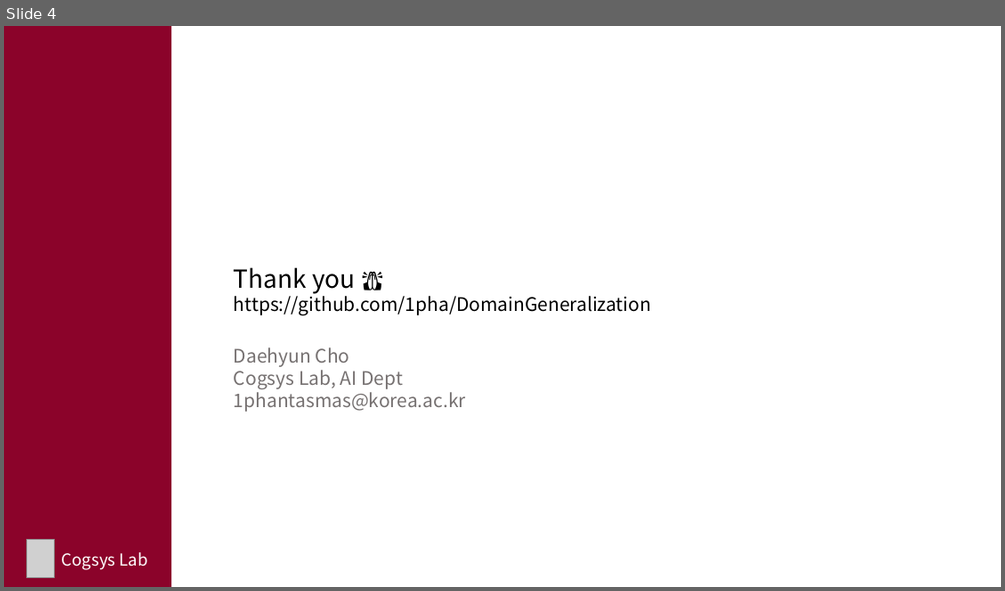
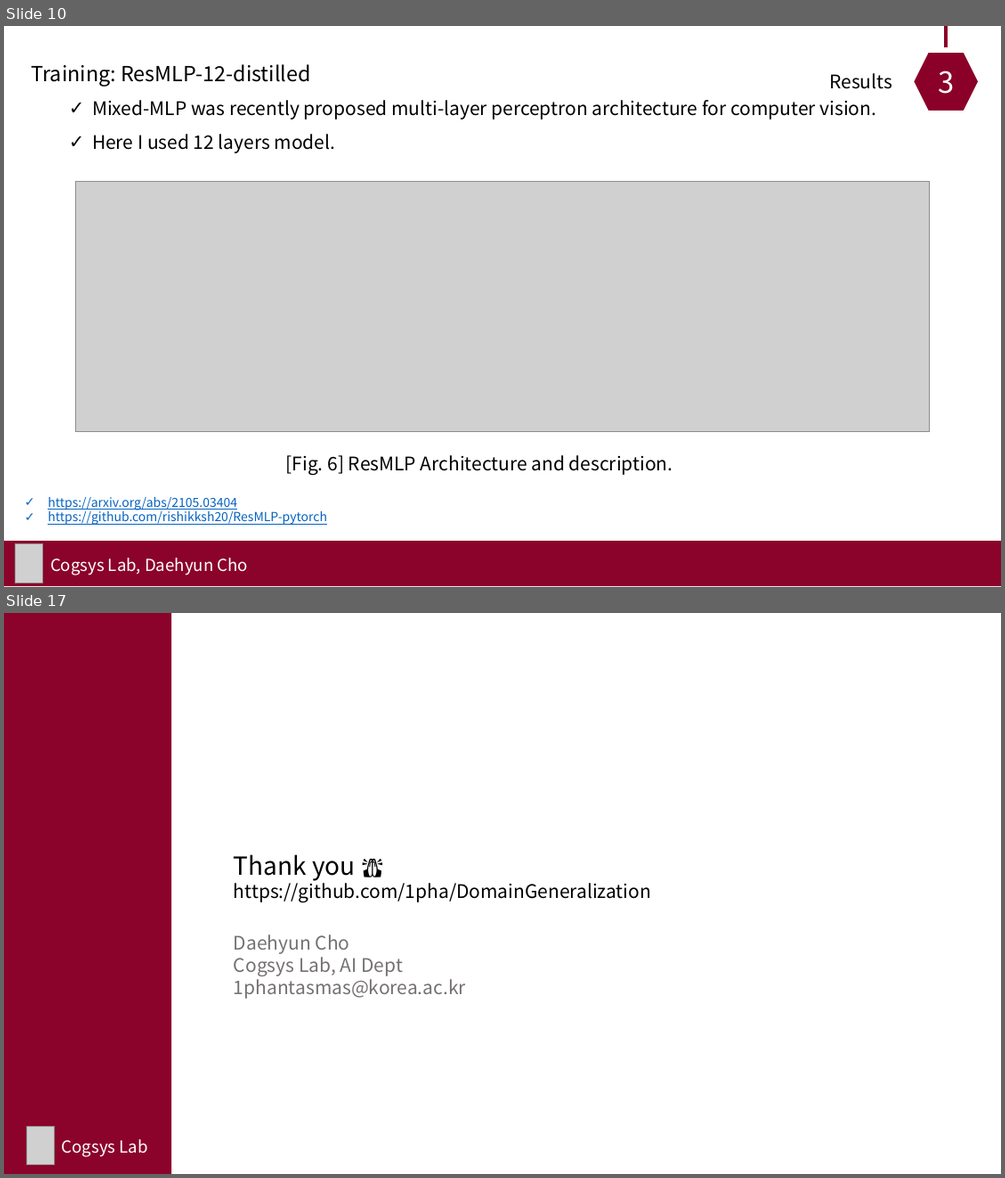
Before and after one commit to 1pha/DomainGeneralization, a slide deck: assets/Project2 Result.pptx. Shown one above the other, each under a label of ours: slide 4 before the commit, slides 10 and 17 after it; the slides between them are not shown. The pictures are 1005x591 and 1005x1178 pixels, drawn with LibreOffice and Linux fonts; fonts in the diff are those of the drawing; grey boxes stand for pictures. Boxes give left, top, right and bottom in pixels: in the first picture for what was removed or moved away, otherwise in the second. Text is boxed around its words. In the diff, an @@ line names an element or a change of style, - is before the commit and + after.

Commit message:
[Adapt] final results

```diff
--- a/assets/Project2 Result.pptx
+++ b/assets/Project2 Result.pptx
@@ slide 10 added at (x1=4, y1=26, x2=1001, y2=587), background #FFFFFF @@
@@ hexagon added at (x1=908, y1=47, x2=984, y2=117), fill #8B0028, outline #FFFFFF 10 pt, 28 pt, text #FFFFFF @@
+3
@@ line added from (947, 26) to (947, 47), #8B0028 3 pt @@
@@ text added at (x1=32, y1=64, x2=877, y2=153), 18 pt, text #000000 @@
+Training: ResMLP-12-distilled
+  ✓ Mixed-MLP was recently proposed multi-layer perceptron architecture for computer vision.
+  ✓ Here I used 12 layers model.
@@ text added at (x1=829, y1=73, x2=892, y2=89), 18 pt, text #000000 @@
+Results
@@ picture added at (x1=75, y1=181, x2=930, y2=431) @@
@@ text added at (x1=286, y1=455, x2=673, y2=475), 18 pt, text #000000 @@
+[Fig. 6] ResMLP Architecture and description.
@@ text added at (x1=48, y1=497, x2=327, y2=524), 12 pt, text #0563C1, underline @@
+✓ https://arxiv.org/abs/2105.03404
+✓ https://github.com/rishikksh20/ResMLP-pytorch
@@ rectangle added at (x1=4, y1=540, x2=1001, y2=586), fill #8B032A @@
@@ picture added at (x1=16, y1=544, x2=43, y2=583) @@
@@ text added at (x1=50, y1=557, x2=248, y2=575), 16 pt, text #FFFFFF @@
+Cogsys Lab, Daehyun Cho
@@ what was slide 4 is now slide 17 @@
```
Also in this commit, not shown: 3 slides changed, 12 other slides added, 1 slide removed, 9 other files.
